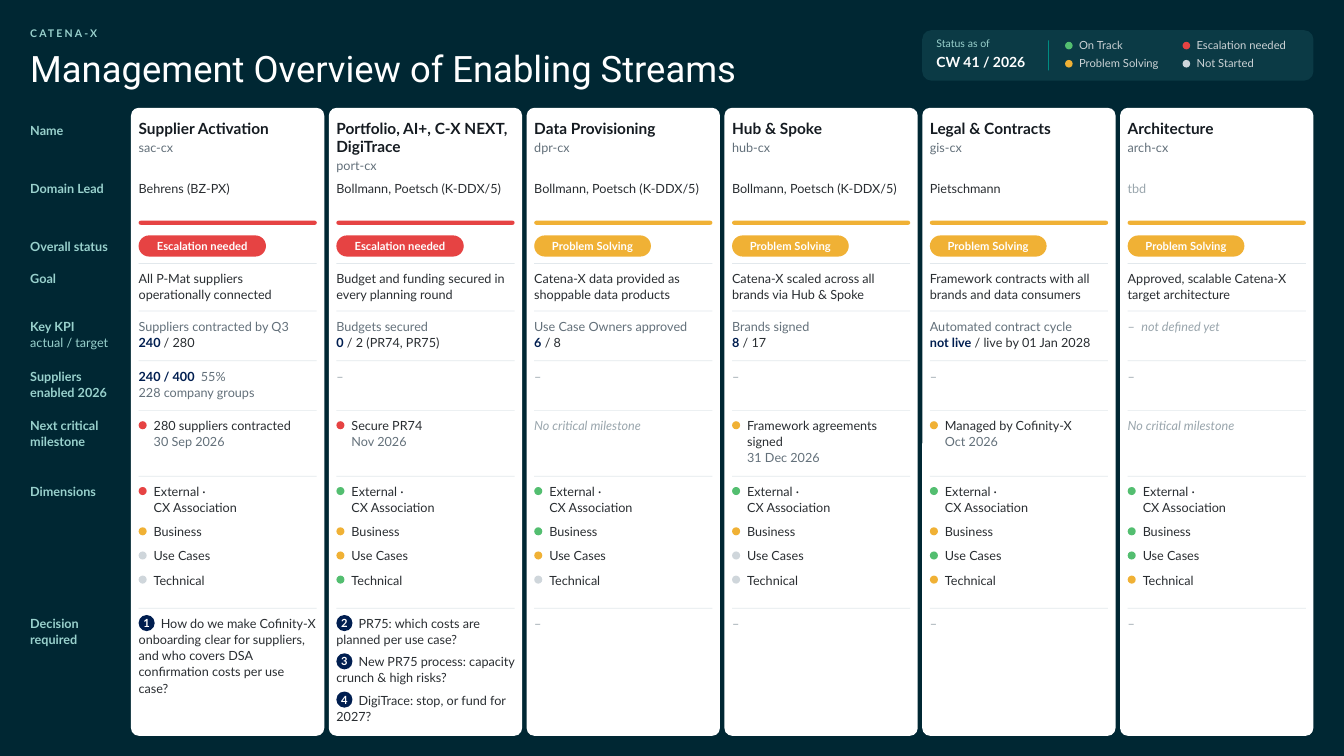
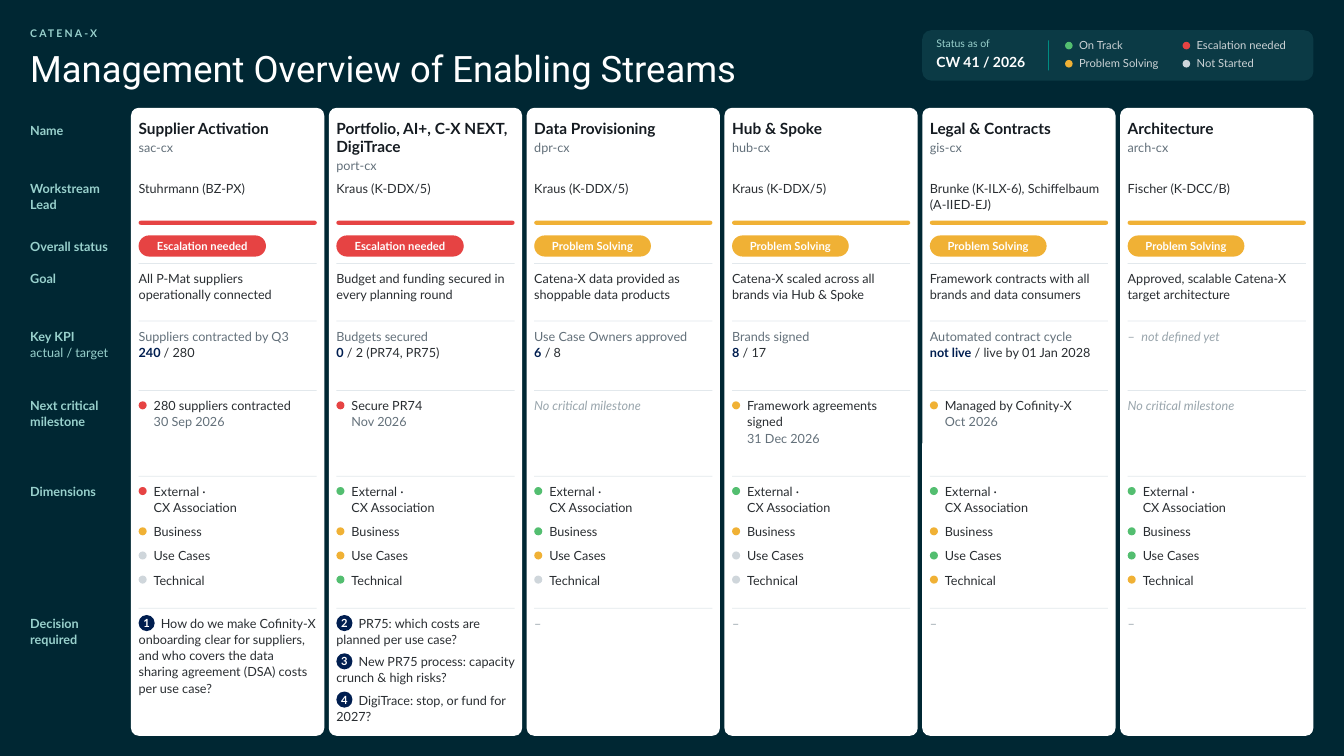
Before and after one commit to carmenxschneider/CatenaX, a slide deck: slide 2 of output/Catena-X_Pulse_Management_Overview_CW41_26.pptx. Drawn at 1344x756 pixels with LibreOffice and Linux fonts; fonts in the diff are those of the drawing. Boxes give left, top, right and bottom in pixels: in the first picture for what was removed or moved away, otherwise in the second. Text is boxed around its words. In the diff, an @@ line names an element or a change of style, - is before the commit and + after.

```diff
--- a/output/Catena-X_Pulse_Management_Overview_CW41_26.pptx
+++ b/output/Catena-X_Pulse_Management_Overview_CW41_26.pptx
@@ text at bbox=[30, 183, 100, 209]: text changed @@
-Domain Lead
+Workstream Lead
@@ text at bbox=[139, 183, 245, 195]: text changed @@
-Behrens (BZ-PX)
+Stuhrmann (BZ-PX)
@@ text at bbox=[336, 183, 430, 195]: text changed @@
-Bollmann, Poetsch (K-DDX/5)
+Kraus (K-DDX/5)
@@ text at bbox=[534, 183, 628, 195]: text changed @@
-Bollmann, Poetsch (K-DDX/5)
+Kraus (K-DDX/5)
@@ text at bbox=[732, 183, 826, 195]: text changed @@
-Bollmann, Poetsch (K-DDX/5)
+Kraus (K-DDX/5)
@@ text at bbox=[930, 183, 1099, 211]: text changed @@
-Pietschmann
+Brunke (K-ILX-6), Schiffelbaum (A-IIED-EJ)
@@ text at bbox=[1128, 183, 1231, 195]: text changed; text colour #9AA6AD to #292D31 @@
-tbd
+Fischer (K-DCC/B)
@@ text "Key KPI": place and size @@
-text "Key KPI" at bbox=[30, 322, 108, 350]
+text "Key KPI" at bbox=[30, 332, 108, 360]
@@ 6 texts, 6 rectangles: place and size @@
-6 texts, 6 rectangles at bbox=[139, 311, 1307, 349]
+6 texts, 6 rectangles at bbox=[139, 321, 1307, 359]
@@ text removed at bbox=[30, 371, 107, 397] @@
-Suppliers enabled 2026
@@ rectangle removed at bbox=[139, 361, 318, 362] @@
@@ text removed at bbox=[139, 371, 255, 400] @@
-240 / 400 55%
-228 company groups
@@ rectangle removed at bbox=[337, 361, 515, 362] @@
@@ rectangle removed at bbox=[534, 361, 713, 362] @@
@@ rectangle removed at bbox=[732, 361, 910, 362] @@
@@ rectangle removed at bbox=[930, 361, 1108, 362] @@
@@ rectangle removed at bbox=[1128, 361, 1307, 362] @@
@@ text "Next critical milestone": place and size @@
-text "Next critical milestone" at bbox=[30, 420, 99, 446]
+text "Next critical milestone" at bbox=[30, 400, 99, 426]
@@ 6 texts, 6 rectangles, 4 ellipses: place and size @@
-6 texts, 6 rectangles, 4 ellipses at bbox=[139, 410, 1307, 462]
+6 texts, 6 rectangles, 4 ellipses at bbox=[139, 390, 1307, 443]
@@ text at bbox=[139, 618, 316, 695]: text changed @@
-How do we make Cofinity-X onboarding clear for suppliers, and who covers DSA confirmation costs per use case?
+How do we make Cofinity-X onboarding clear for suppliers, and who covers the data sharing agreement (DSA) costs per use case?
```
Also in this commit, not shown: 4 other files.
